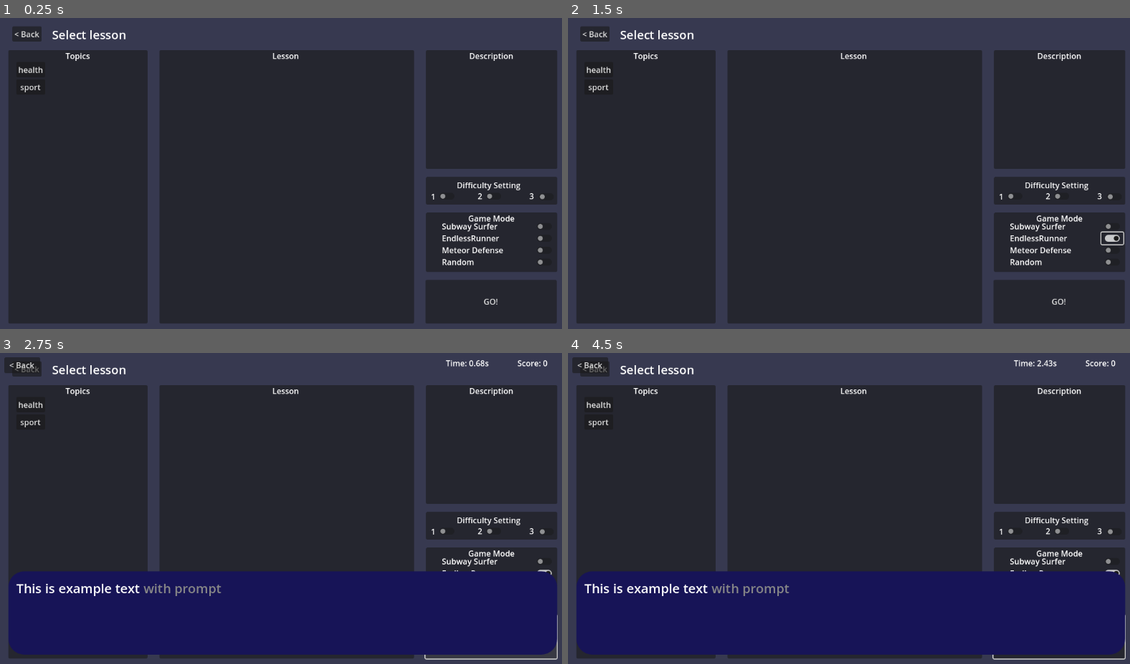
Above: before the commit, frames 1-4 (two rows, left to right).
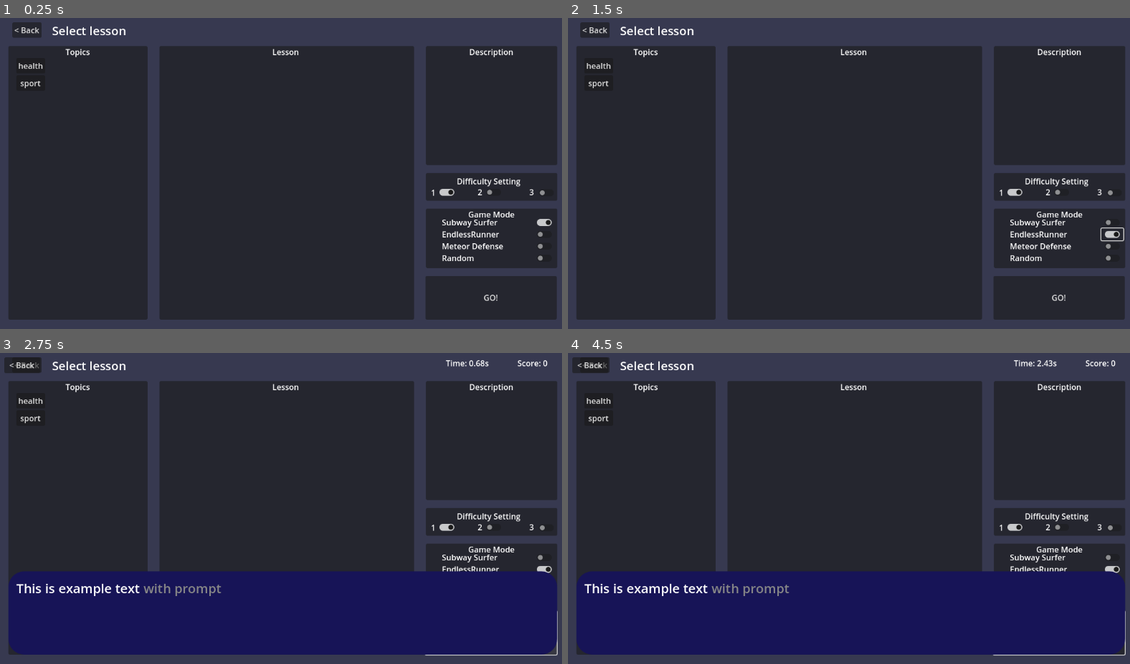
Above: after the commit, the same moments.

Repository: squidink7/SuperAF
Game: Godot game, scene res://scenes/main.tscn
The game is run twice, just before and just after one commit, with the same random seed, the same clock (stepped at 60 frames per second) and the same inputs.
Inputs:
- Up to frame 1 (0.25 s): no input
- Up to frame 2 (1.5 s): click "EndlessRunner" at 0.5 s; click "EndlessRunner" at 1.25 s
- Up to frame 3 (2.75 s): click "GO!" at 2 s
- Up to frame 4 (4.5 s): click "GO!" at 2.75 s; click "health" at 3.5 s; click "sport" at 4.25 s

The runs differ from the first frame. In frame 1, 6.1% of the frame differs, in the area x 1-100%, y 1-99%; in frame 2, 6.2%; in frame 3, 4.8%; in frame 4, 5.0%.
Error in both runs: Invalid call to function 'setup' in base 'Control (Game)'. Expected 3 arguments. (res://scenes/ui/student/student_page.gd:49)

Commit message:
make difficulties radio buttons

Diff:
--- /dev/null
+++ b/scenes/ui/student/difficulty_button_group.tres
@@ -0,0 +1,3 @@
+[gd_resource type="ButtonGroup" format=3 uid="uid://b5g41n8qkunlm"]
+
+[resource]
--- a/scenes/ui/student/student_page.tscn
+++ b/scenes/ui/student/student_page.tscn
@@ -1,15 +1,14 @@
-[gd_scene load_steps=3 format=3 uid="uid://cxgssobc54n4n"]
+[gd_scene load_steps=4 format=3 uid="uid://cxgssobc54n4n"]
 
 [ext_resource type="Script" uid="uid://darnphekqlp7w" path="res://scenes/ui/student/student_page.gd" id="1_cmtof"]
 [ext_resource type="ButtonGroup" uid="uid://dflymejev5ehq" path="res://scenes/ui/student/game_mode_button_group.tres" id="2_ds8ba"]
+[ext_resource type="ButtonGroup" uid="uid://b5g41n8qkunlm" path="res://scenes/ui/student/difficulty_button_group.tres" id="2_qbap6"]
 
 [node name="Student Page" type="Control"]
 layout_mode = 3
 anchors_preset = 15
 anchor_right = 1.0
 anchor_bottom = 1.0
-offset_top = 8.0
-offset_bottom = 8.0
 grow_horizontal = 2
 grow_vertical = 2
 script = ExtResource("1_cmtof")
@@ -160,6 +159,8 @@
 offset_top = 15.0
 offset_right = 64.0
 offset_bottom = 63.0
+button_pressed = true
+button_group = ExtResource("2_qbap6")
 
 [node name="Difficulty1Label" type="Label" parent="DifficultySelectPanel/Difficulty1"]
 layout_mode = 0
@@ -175,6 +176,7 @@
 offset_top = 15.0
 offset_right = 158.0
 offset_bottom = 63.0
+button_group = ExtResource("2_qbap6")
 
 [node name="Difficulty2Label" type="Label" parent="DifficultySelectPanel/Difficulty2"]
 layout_mode = 0
@@ -190,6 +192,7 @@
 offset_top = 16.0
 offset_right = 264.0
 offset_bottom = 64.0
+button_group = ExtResource("2_qbap6")
 
 [node name="Difficulty3Label" type="Label" parent="DifficultySelectPanel/Difficulty3"]
 layout_mode = 0
@@ -229,6 +232,7 @@
 offset_top = 16.0
 offset_right = 260.0
 offset_bottom = 40.0
+button_pressed = true
 button_group = ExtResource("2_ds8ba")
 
 [node name="GameMode1Label" type="Label" parent="GameModePanel/SubwaySurfersMode"]
@@ -311,5 +315,18 @@
 text = "Description"
 horizontal_alignment = 1
 
+[node name="StudentID" type="Label" parent="."]
+layout_mode = 1
+anchors_preset = 1
+anchor_left = 1.0
+anchor_right = 1.0
+offset_left = -288.0
+offset_top = 16.0
+offset_right = -40.0
+offset_bottom = 56.0
+grow_horizontal = 0
+theme_override_font_sizes/font_size = 20
+horizontal_alignment = 2
+
 [connection signal="pressed" from="BackButton" to="." method="exit"]
 [connection signal="pressed" from="GoButton" to="." method="start_lesson"]
